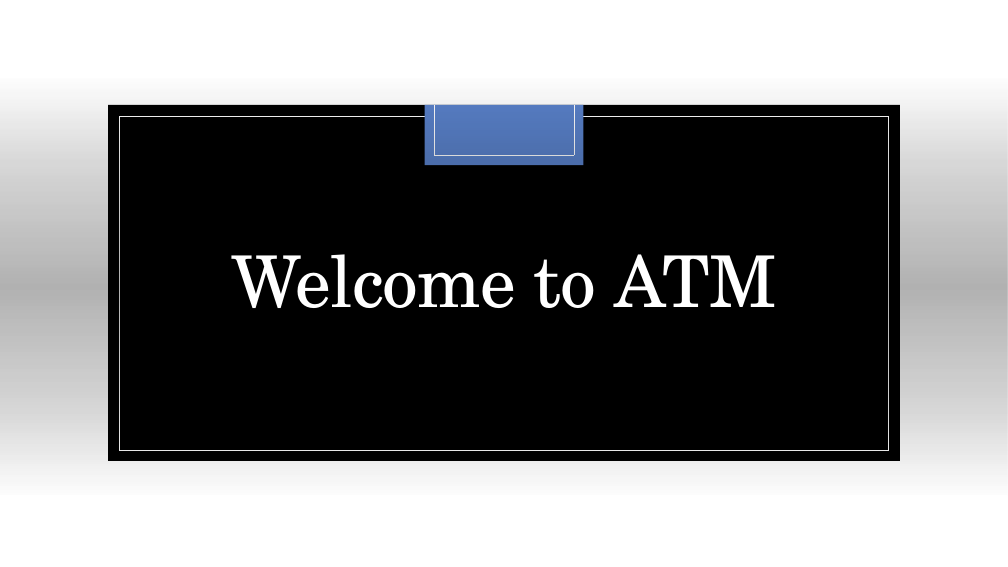
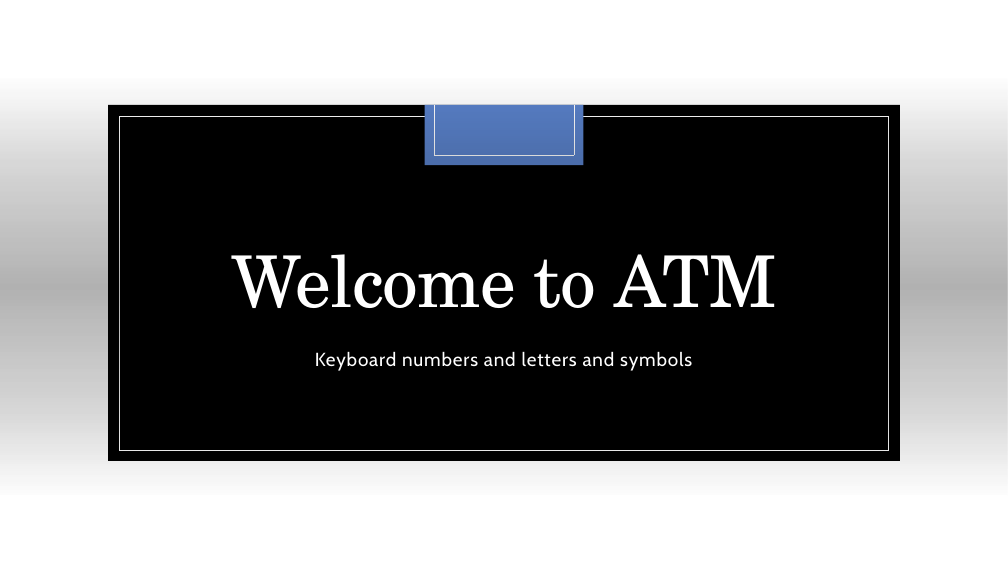
Before and after one commit to JoannaRossa/python-banking-system, a slide deck: slide 1 of Welcome-to-ATM.pptx. Drawn at 1008x567 pixels with LibreOffice and Linux fonts; fonts in the diff are those of the drawing; background and template pictures are left out. Boxes give left, top, right and bottom in pixels: in the first picture for what was removed or moved away, otherwise in the second. Text is boxed around its words. In the diff, an @@ line names an element or a change of style, - is before the commit and + after.

```diff
--- a/Welcome-to-ATM.pptx
+++ b/Welcome-to-ATM.pptx
@@ subtitle added at <box>315,351,692,371</box>, 18 pt, text #FFFFFF @@
+Keyboard numbers and letters and symbols
```
Also in this commit, not shown: 2 other files.
